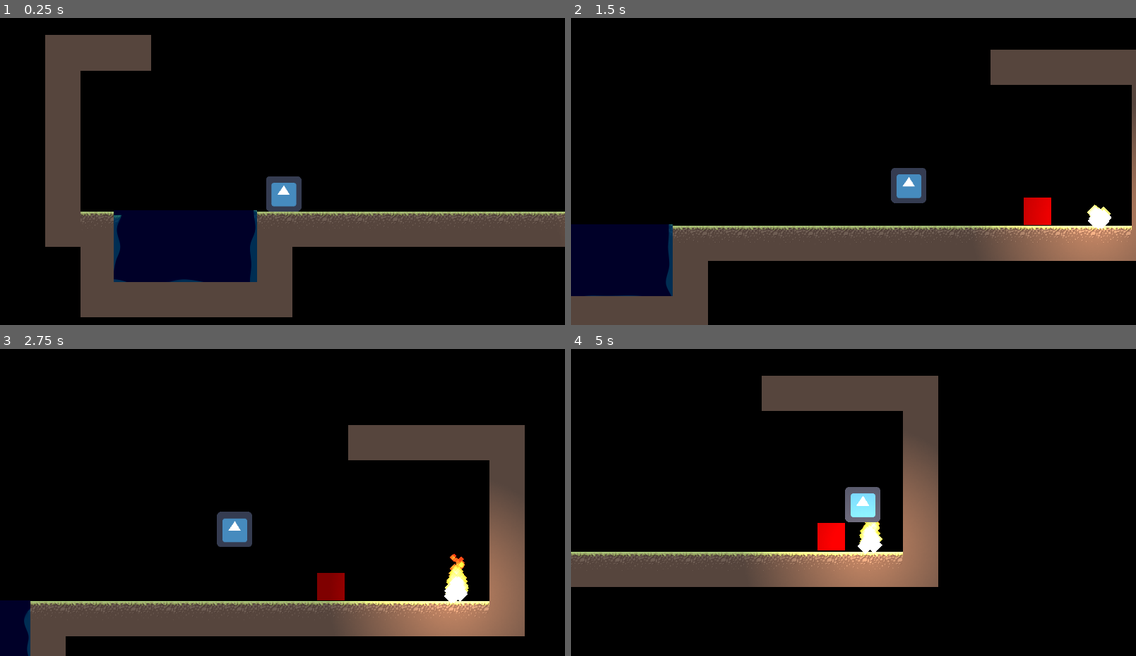
Above: before the commit, frames 1-4 (two rows, left to right).
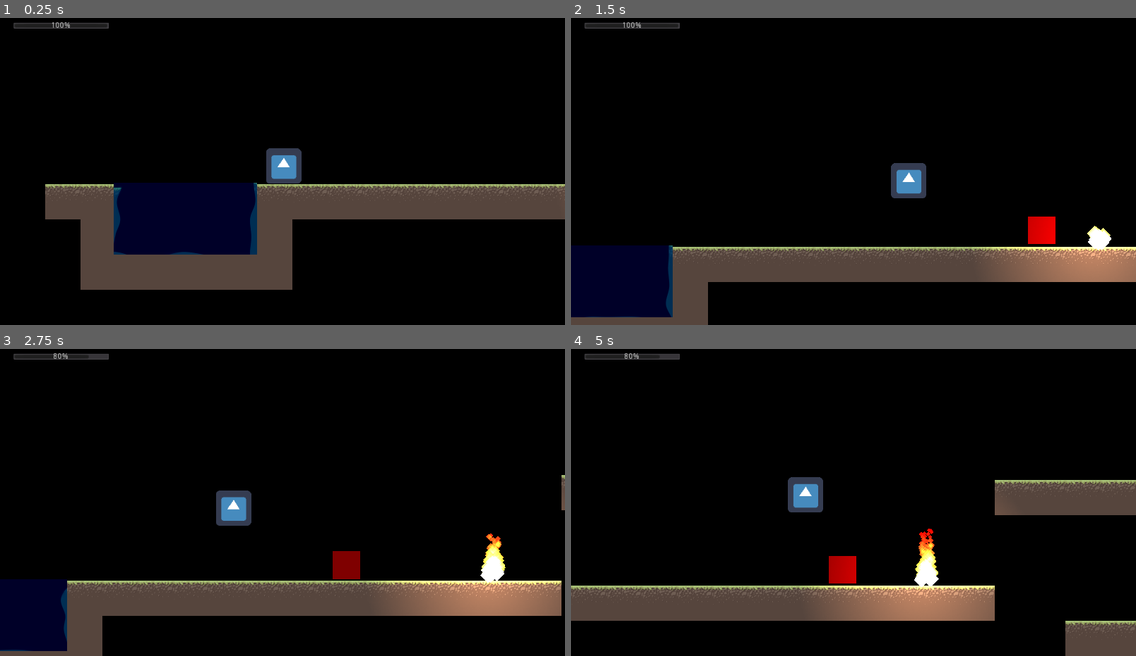
Above: after the commit, the same moments.

Repository: projectbulldog/deusvult
Game: Godot game, scene res://World.tscn
The game is run twice, just before and just after one commit, with the same random seed, the same clock (stepped at 60 frames per second) and the same inputs. The engine's default icon, where the game draws it, is replaced by a stand-in: a white triangle on a blue panel in a dark square.
Inputs:
- Up to frame 1 (0.25 s): no input
- Up to frame 2 (1.5 s): hold Space 0.53-1.28 s; hold D from 0.53 s (still down); tap Space at 1.35 s
- Up to frame 3 (2.75 s): tap Space at 1.52, 1.82 s; release D at 2.03 s; hold A from 2.03 s (still down); hold Space from 2.03 s (still down)
- Up to frame 4 (5 s): release A at 2.78 s; release Space at 2.78 s; hold D 2.78-4.28 s; tap Space at 2.85, 3.02, 3.32, 4.35, 4.52, 4.82 s; hold Space 3.53-4.28 s; hold A from 4.28 s (still down)

The runs differ from the first frame. In frame 1, 25% of the frame differs, in the area x 2-100%, y 1-98%; in frame 2, 19%; in frame 3, 24%; in frame 4, 29%, in the area x 0-100%, y 1-100%.

Commit message:
Schaden usw.

Diff:
--- /dev/null
+++ b/testprojekt/Interface.gd
@@ -0,0 +1,4 @@
+extends CanvasLayer
+
+func _on_StateManager_on_health_changed(health):
+	$ProgressBar.value = health
--- a/testprojekt/Scripts/Enemy.gd
+++ b/testprojekt/Scripts/Enemy.gd
@@ -6,9 +6,25 @@
 var velocity = Vector2()
 var target : KinematicBody2D
 
+var timer : Timer
+var canAttack = true
+
+func _ready():
+	timer = Timer.new()
+	timer.one_shot = true
+	timer.wait_time = 5.0
+	self.add_child(timer)
+	timer.connect("timeout", self, "_on_cooldown")
+
+func _on_cooldown():
+	canAttack = true
+
 func _process(delta):
 	applyGravity(delta)
 	pursueTarget(delta)
+	if(canAttack && target != null && ((target.position.x - self.position.x) <= 100 && (target.position.x - self.position.x) >= -100)):
+		if ((target.position.y - self.position.y) <= 100 && (target.position.y - self.position.y) >= -100):
+			attack()
 
 func applyGravity(delta):
 	if(is_on_floor()):
@@ -24,13 +40,20 @@
 		var unit_vector = sqrt(pow(movement.x, 2) + pow(movement.y, 2))
 		translate(movement / unit_vector  * delta * WALK_SPEED)
 
+func attack():
+	target.takeDamage(20)
+	canAttack = false
+	timer.start()
+
 func _on_Area2D_body_entered(body):
 	if(body.get_name() == "Player"):
 		self.modulate = Color(0.5, 0, 0)
 		target = body
 
-
 func _on_Area2D_body_exited(body):
 	if(body.get_name() == "Player"):
 		self.modulate = Color(1, 1, 1)
 		target = null
+
+func _on_Timer_timeout():
+	print("HIER")
--- a/testprojekt/Scripts/Player.gd
+++ b/testprojekt/Scripts/Player.gd
@@ -16,8 +16,17 @@
 	if Input.is_key_pressed(KEY_D):
 		velocity.x = WALK_SPEED
 	if (Input.is_key_pressed(KEY_SPACE) && is_on_floor()):
-		velocity.y = -400
-
+		velocity.y = -550
+	if (is_on_ceiling()):
+		velocity.y = delta * GRAVITY
 
 	move_and_slide(velocity, Vector2(0, -1))
 	velocity.x = 0
+
+func attack():
+	# todo
+	pass
+
+func takeDamage(damage):
+	$StateManager.take_Damage(damage)
+	pass
--- /dev/null
+++ b/testprojekt/StateManager.gd
@@ -0,0 +1,16 @@
+extends Node
+
+var health : float = 100
+var max_health = 100
+
+signal on_health_changed(health)
+
+func _ready():
+	health_changed(100)
+
+func health_changed(health):
+	emit_signal("on_health_changed", health)
+
+func take_Damage(damage):
+	health -= damage
+	health_changed(health)
--- a/testprojekt/World.tscn
+++ b/testprojekt/World.tscn
@@ -1,12 +1,14 @@
-[gd_scene load_steps=19 format=2]
+[gd_scene load_steps=21 format=2]
 
 [ext_resource path="res://Scripts/Player.gd" type="Script" id=1]
-[ext_resource path="res://Sprites/icon.png" type="Texture" id=2]
-[ext_resource path="res://tileset.tres" type="TileSet" id=3]
-[ext_resource path="res://Shaders/Water.shader" type="Shader" id=4]
-[ext_resource path="res://Sprites/Unbenannt.png" type="Texture" id=5]
-[ext_resource path="res://Scripts/Enemy.gd" type="Script" id=6]
-[ext_resource path="res://Sprites/spriteColor.png" type="Texture" id=7]
+[ext_resource path="res://Interface.gd" type="Script" id=2]
+[ext_resource path="res://Sprites/icon.png" type="Texture" id=3]
+[ext_resource path="res://StateManager.gd" type="Script" id=4]
+[ext_resource path="res://tileset.tres" type="TileSet" id=5]
+[ext_resource path="res://Shaders/Water.shader" type="Shader" id=6]
+[ext_resource path="res://Sprites/Unbenannt.png" type="Texture" id=7]
+[ext_resource path="res://Scripts/Enemy.gd" type="Script" id=8]
+[ext_resource path="res://Sprites/spriteColor.png" type="Texture" id=9]
 
 [sub_resource type="CanvasItemMaterial" id=1]
 
@@ -64,36 +66,45 @@
 
 [node name="Camera2D" type="Camera2D" parent="Player"]
 position = Vector2( -2, 0 )
-offset = Vector2( 0, -50 )
 current = true
 smoothing_enabled = true
 smoothing_speed = 4.0
 
 [node name="Interface" type="CanvasLayer" parent="Player/Camera2D"]
+script = ExtResource( 2 )
+
+[node name="ProgressBar" type="ProgressBar" parent="Player/Camera2D/Interface"]
+margin_left = 23.0001
+margin_top = 49.0001
+margin_right = 199.0
+margin_bottom = 63.0001
 
 [node name="Sprite" type="Sprite" parent="Player"]
 material = SubResource( 1 )
 z_as_relative = false
-texture = ExtResource( 2 )
+texture = ExtResource( 3 )
 
 [node name="CollisionShape2D" type="CollisionShape2D" parent="Player"]
 z_index = -1
 z_as_relative = false
 shape = SubResource( 2 )
 
+[node name="StateManager" type="Node" parent="Player"]
+script = ExtResource( 4 )
+
 [node name="TileMap" type="TileMap" parent="."]
 z_index = -50
 z_as_relative = false
-tile_set = ExtResource( 3 )
+tile_set = ExtResource( 5 )
 cell_clip_uv = true
 format = 1
-tile_data = PoolIntArray( 262143, 1, 0, 196608, 1, 0, 196609, 1, 0, 196622, 1, 0, 196623, 1, 0, 196624, 1, 0, 196625, 1, 0, 196626, 1, 0, 327679, 1, 0, 262162, 1, 0, 393215, 1, 0, 327698, 1, 0, 458751, 1, 0, 393234, 1, 0, 524287, 1, 0, 458770, 1, 0, 589823, 1, 0, 524288, 0, 0, 524293, 0, 0, 524294, 0, 0, 524295, 0, 0, 524296, 0, 0, 524297, 0, 0, 524298, 0, 0, 524299, 0, 0, 524300, 0, 0, 524301, 0, 0, 524302, 0, 0, 524303, 0, 0, 524304, 0, 0, 524305, 0, 0, 524306, 1, 0, 589824, 1, 0, 589829, 1, 0, 655360, 1, 0, 655361, 1, 0, 655362, 1, 0, 655363, 1, 0, 655364, 1, 0, 655365, 1, 0 )
+tile_data = PoolIntArray( 327699, 0, 0, 327700, 0, 0, 327701, 0, 0, 327702, 0, 0, 458778, 0, 0, 458779, 0, 0, 458780, 0, 0, 458781, 0, 0, 589823, 0, 0, 524288, 0, 0, 524293, 0, 0, 524294, 0, 0, 524295, 0, 0, 524296, 0, 0, 524297, 0, 0, 524298, 0, 0, 524299, 0, 0, 524300, 0, 0, 524301, 0, 0, 524302, 0, 0, 524303, 0, 0, 524304, 0, 0, 524305, 0, 0, 524306, 0, 0, 589824, 1, 0, 589829, 1, 0, 589845, 0, 0, 589846, 0, 0, 589847, 0, 0, 589848, 0, 0, 655360, 1, 0, 655361, 1, 0, 655362, 1, 0, 655363, 1, 0, 655364, 1, 0, 655365, 1, 0 )
 
 [node name="Water_Example" type="Sprite" parent="."]
 material = SubResource( 3 )
 position = Vector2( 190, 575 )
 scale = Vector2( 4.0625, 2.03125 )
-texture = ExtResource( 2 )
+texture = ExtResource( 3 )
 
 [node name="Fire_Example" type="Particles2D" parent="."]
 material = SubResource( 4 )
@@ -133,5 +144,6 @@
 
 [node name="Navigation2D" type="Navigation2D" parent="."]
 
+[connection signal="on_health_changed" from="Player/StateManager" to="Player/Camera2D/Interface" method="_on_StateManager_on_health_changed"]
 [connection signal="body_entered" from="ENEMY/Area2D" to="ENEMY" method="_on_Area2D_body_entered"]
 [connection signal="body_exited" from="ENEMY/Area2D" to="ENEMY" method="_on_Area2D_body_exited"]
Not shown: 3 places in testprojekt/World.tscn that only renumber resources
